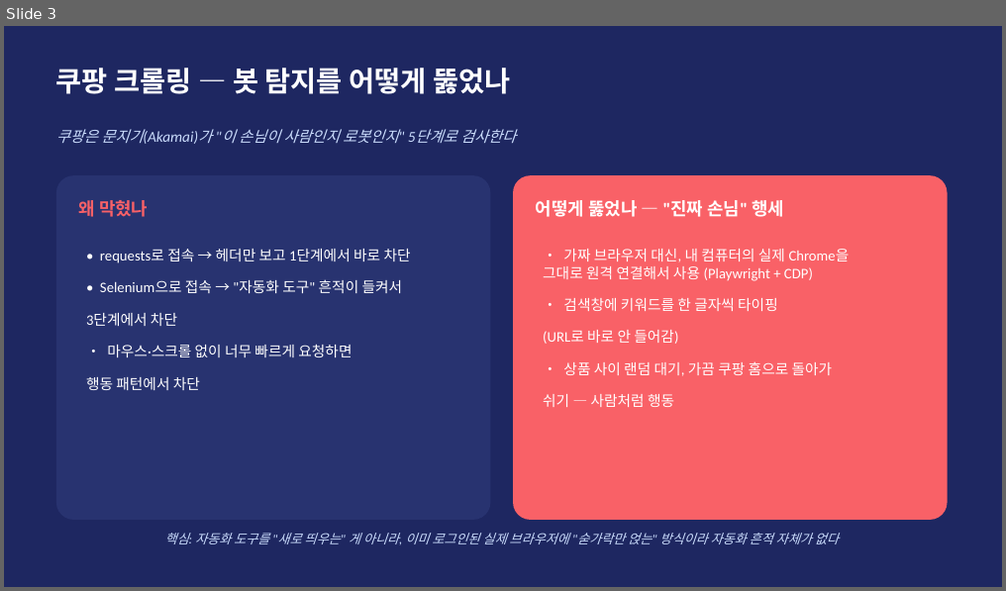
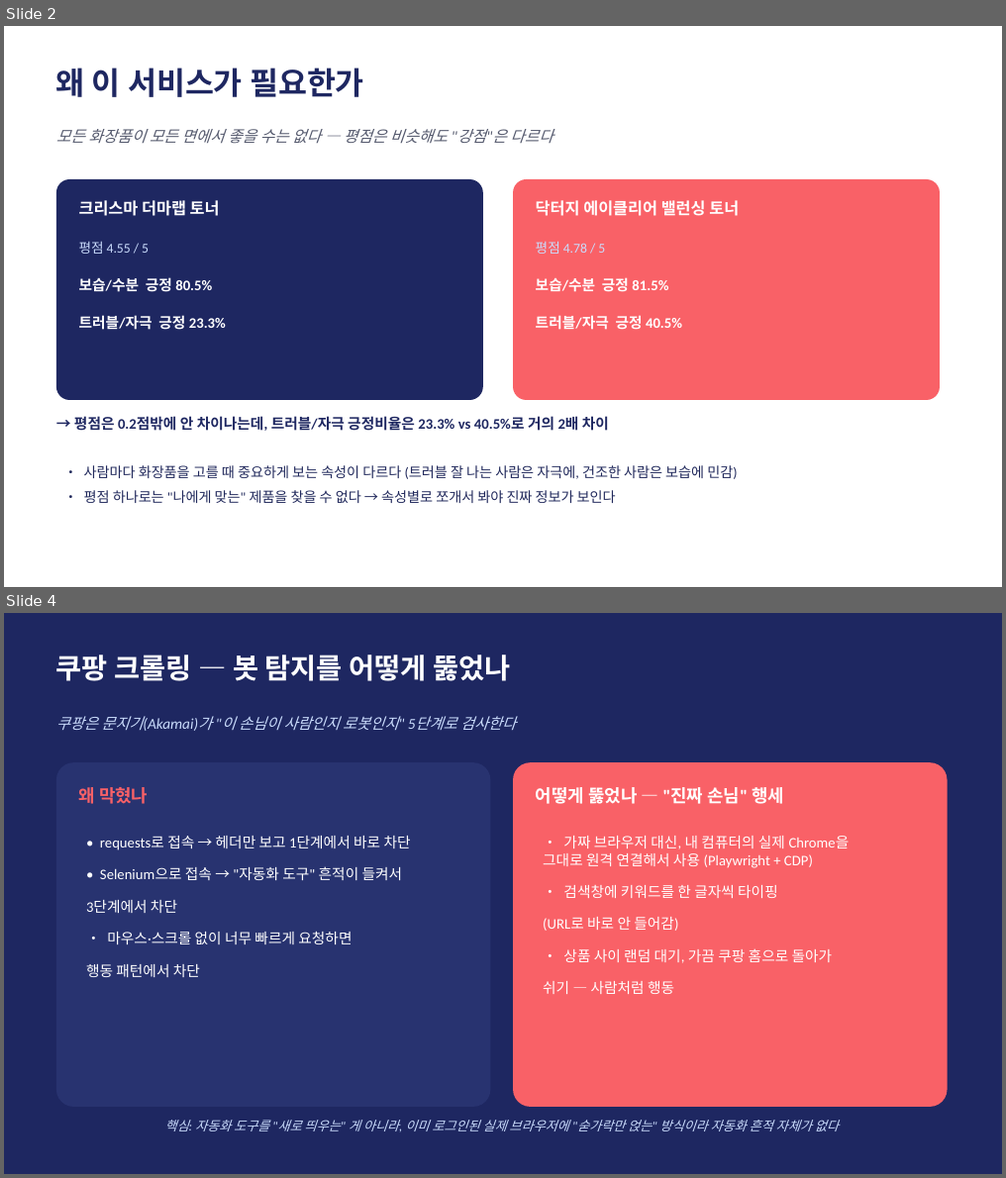
Before and after one commit to dong29482757-beep/shopping-review-crawler, a slide deck: BeautyScope_발표.pptx. Shown one above the other, each under a label of ours: slide 3 before the commit, slides 2 and 4 after it; the slides between them are not shown. The pictures are 1006x591 and 1006x1178 pixels, drawn with LibreOffice and Linux fonts; fonts in the diff are those of the drawing. Boxes give left, top, right and bottom in pixels: in the first picture for what was removed or moved away, otherwise in the second. Text is boxed around its words. In the diff, an @@ line names an element or a change of style, - is before the commit and + after.

```diff
--- a/BeautyScope_발표.pptx
+++ b/BeautyScope_발표.pptx
@@ slide 2 added at box(4, 26, 1002, 587), background #FFFFFF @@
@@ text added at box(56, 68, 364, 97), 30 pt, text #1E2761, bold @@
+왜 이 서비스가 필요한가
@@ text added at box(56, 129, 552, 144), 15 pt, text #555A6E, italic @@
+모든 화장품이 모든 면에서 좋을 수는 없다 — 평점은 비슷해도 "강점"은 다르다
@@ rounded rectangle added at box(56, 179, 483, 400), fill #1E2761 @@
@@ text added at box(79, 200, 220, 216), 15.5 pt, text #FFFFFF, bold @@
+크리스마 더마랩 토너
@@ rounded rectangle added at box(513, 179, 940, 400), fill #F96167 @@
@@ text added at box(536, 200, 739, 216), 15.5 pt, text #FFFFFF, bold @@
+닥터지 에이클리어 밸런싱 토너
@@ text added at box(79, 241, 149, 254), 13 pt, text #CADCFC @@
+평점 4.55 / 5
@@ text added at box(536, 241, 605, 254), 13 pt, text #CADCFC @@
+평점 4.78 / 5
@@ text added at box(79, 277, 212, 292), 14 pt, text #FFFFFF, bold @@
+보습/수분 긍정 80.5%
@@ text added at box(536, 277, 668, 292), 14 pt, text #FFFFFF, bold @@
+보습/수분 긍정 81.5%
@@ text added at box(79, 315, 226, 330), 14 pt, text #FFFFFF, bold @@
+트러블/자극 긍정 23.3%
@@ text added at box(536, 315, 682, 330), 14 pt, text #FFFFFF, bold @@
+트러블/자극 긍정 40.5%
@@ text added at box(74, 416, 609, 431), 14 pt, text #1E2761, bold @@
+→ 평점은 0.2점밖에 안 차이나는데, 트러블/자극 긍정비율은 23.3% vs 40.5%로 거의 2배 차이
@@ text added at box(84, 466, 737, 503), 13.5 pt, text #21295C @@
+• 사람마다 화장품을 고를 때 중요하게 보는 속성이 다르다 (트러블 잘 나는 사람은 자극에, 건조한 사람은 보습에 민감)
+• 평점 하나로는 "나에게 맞는" 제품을 찾을 수 없다 → 속성별로 쪼개서 봐야 진짜 정보가 보인다
@@ what was slide 3 is now slide 4 @@
```
Also in this commit, not shown: 1 slide changed, 2 other slides added, 2 slides removed, 2 other files.
